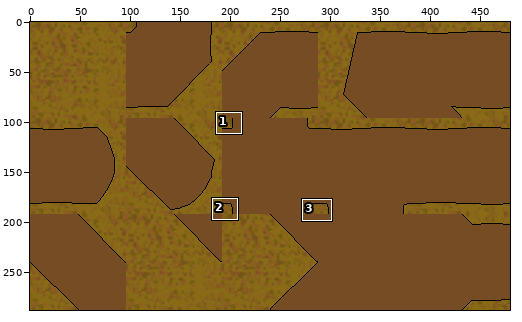
Edited in one commit: sprite sheet (Assets/Resources/TileSet_GrassDead_Dirt.png). The first picture is a wide view before the edit; the outline marks the close-up.
Close-up. Old version:
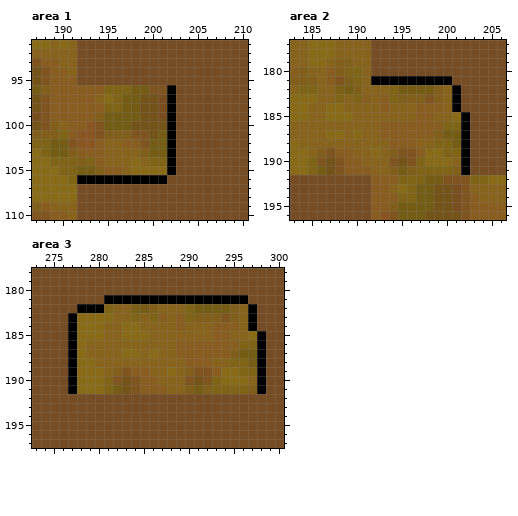
The file is 480x288 pixels. Colours within 5 levels of each other are drawn and written as one. Shown: area 1: x 187..210, y 91..110; area 2: x 183..206, y 177..196; area 3: x 273..300, y 178..197. The commit also changed other parts of the picture, which this record leaves out.
After the commit:
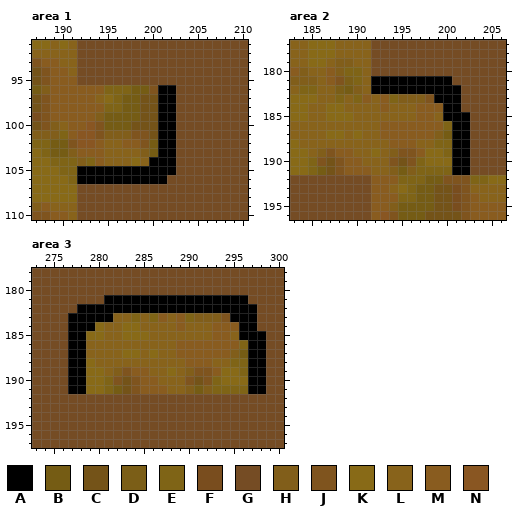
Palette (. is transparent): A #000000  B #755c14  C #745318  D #7b5e17  E #7f6416  F #794d1e  G #754c24  H #815e1a  J #7f541e  K #886a17  L #88631b  M #895c1f  N #895622
The exact change:
--- area 1
@@ x 190..203 @@
  95 MMGGGGGGGGGGGG
- 96 MMMMMEEEBBJJAG
- 97 MMMMLKEBBCCFAG
- 98 MMMMMEEBBCCFAG
- 99 MMMMHBBBBCCFAG
-100 LMMNJBBBCCCCAG
-101 EMNNJHHHJJCBAG
-102 BJNNMLLMMJBBAG
-103 BHMMMLLLLHBBAG
-104 EEHEMLLLKLEEAG
-105 EEBBHMMLKKKKAG
+ 96 MMMMMEEEBBJAAG
+ 97 MMMMLKEBBCCAAG
+ 98 MMMMMEEBBCCAAG
+ 99 MMMMHBBBBCCAAG
+100 LMMNJBBBCCCAAG
+101 EMNNJHHHJJCAAG
+102 BJNNMLLMMJBAAG
+103 BHMMMLLLLHBAAG
+104 EEHEMLLLKLAAAG
+105 EEAAAAAAAAAAAG
 106 KEAAAAAAAAAAGG
--- area 2
@@ x 190..203 @@
 181 ELAAAAAAAAAGGG
-182 HLLLEBBBBHLAGG
-183 EMLMEHHHJHLAGG
-184 LLLMLLLMMMLAGG
-185 LLLLLLLMMLLKAG
-186 LLLMMMMMMMEEAG
-187 KLLMMMMMMHBBAG
-188 LLLLMMMLLEEBAG
-189 LLKLHJJMKKEEAG
-190 MLLLJCJEKKKLAG
-191 MMLLHBHEEEEHAG
+182 HLAAAAAAAAAAGG
+183 EMLMEHHHJAAAGG
+184 LLLMLLLMMMAAGG
+185 LLLLLLLMMLAAAG
+186 LLLMMMMMMMEAAG
+187 KLLMMMMMMHBAAG
+188 LLLLMMMLLEEAAG
+189 LLKLHJJMKKEAAG
+190 MLLLJCJEKKKAAG
+191 MMLLHBHEEEEAAG
 192 GGMMMEEEBBJJJE
--- area 3
@@ x 273..300 @@
 181 GGGGGGGGAAAAAAAAAAAAAAAAGGGG
-182 GGGGGAAAELLDBHLLLEBBBBHLAGGG
-183 GGGGAKKKKLLELEMLMEHHHJHLAGGG
-184 GGGGAKKKLLKKLLLLMLLLMMMLAGGG
-185 GGGGAKKKLLKKKLLLLLLLMMLLKAGG
-186 GGGGAKLLLLLLLLLLMMMMMMMEEAGG
-187 GGGGAKLLLLKKLKLLMMMMMMHBBAGG
-188 GGGGAKKLLLLLLLLLLMMMLLEEBAGG
-189 GGGGAKKKLHJMMLLKLHJJMKKEEAGG
-190 GGGGAKKKEJCJMMLLLJCJEKKKLAGG
-191 GGGGAKKKEBCJMMMLLHBHEEEEHAGG
+182 GGGGGAAAAAAAAAAAAAAAAAAAAGGG
+183 GGGGAAAAALLELEMLMEHHHJAAAGGG
+184 GGGGAAAKLLKKLLLLMLLLMMMAAGGG
+185 GGGGAAKKLLKKKLLLLLLLMMLAAAGG
+186 GGGGAALLLLLLLLLLMMMMMMMEAAGG
+187 GGGGAALLLLKKLKLLMMMMMMHBAAGG
+188 GGGGAAKLLLLLLLLLLMMMLLEEAAGG
+189 GGGGAAKKLHJMMLLKLHJJMKKEAAGG
+190 GGGGAAKKEJCJMMLLLJCJEKKKAAGG
+191 GGGGAAKKEBCJMMMLLHBHEEEEAAGG
 192 GGGGGGGGGGGGGGGGGGGGGGGGGGGG
Pixel boxes of the changes (left, top, right, bottom) in both close-ups:
changed: (77, 85, 167, 175)
changed: (371, 85, 461, 175)
changed: (77, 304, 257, 394)
